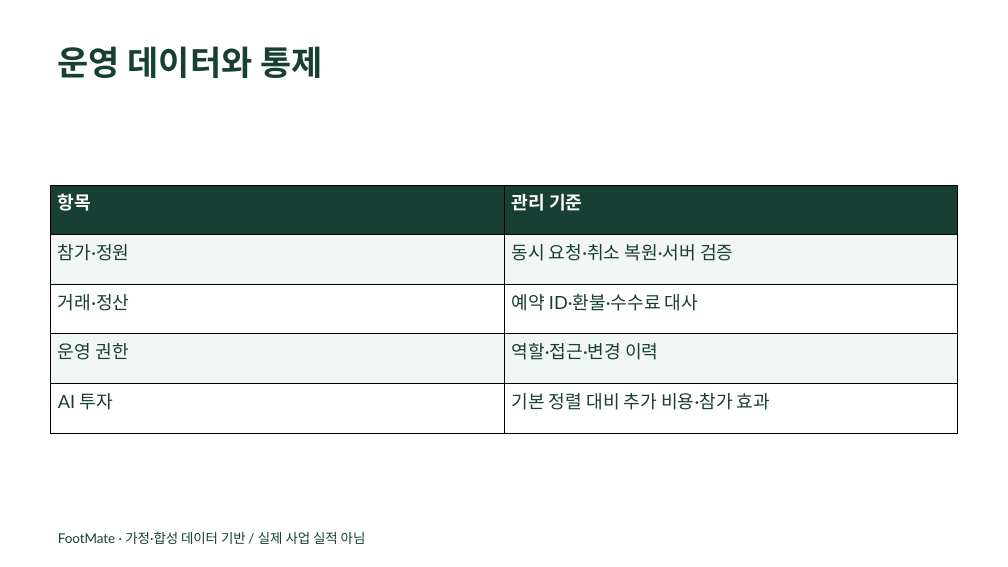
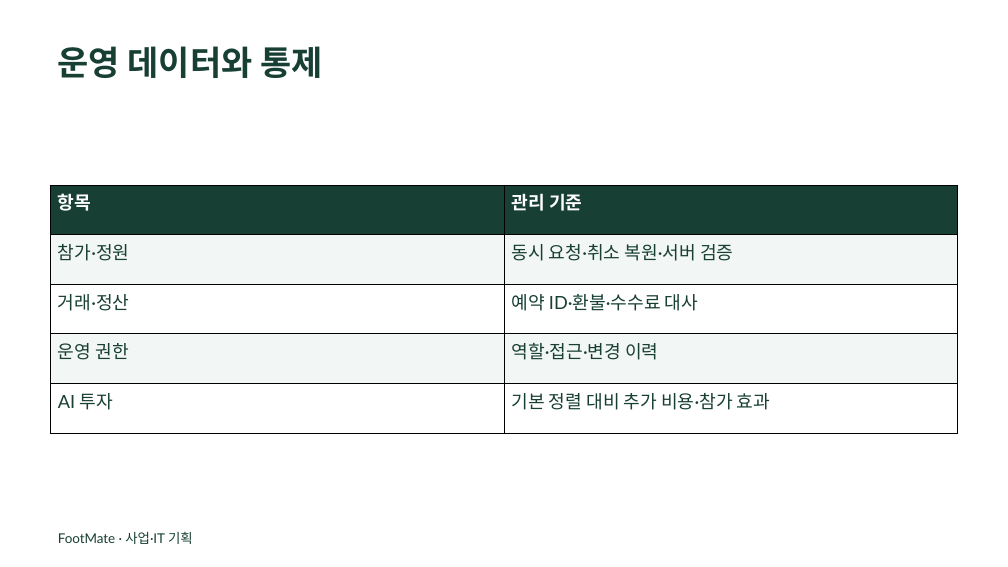
Before and after one commit to dohyunkimmm/footmate, a slide deck: slide 7 of src/case-study/downloads/footmate_report.pptx. Drawn at 1008x567 pixels with LibreOffice and Linux fonts; fonts in the diff are those of the drawing. Boxes give left, top, right and bottom in pixels: in the first picture for what was removed or moved away, otherwise in the second. Text is boxed around its words. In the diff, an @@ line names an element or a change of style, - is before the commit and + after.

```diff
--- a/src/case-study/downloads/footmate_report.pptx
+++ b/src/case-study/downloads/footmate_report.pptx
@@ text at [58, 532, 193, 544]: text changed @@
-FootMate · 가정·합성 데이터 기반 / 실제 사업 실적 아님
+FootMate · 사업·IT 기획
```
Also in this commit, not shown: 8 other slides changed, 5 other files.
